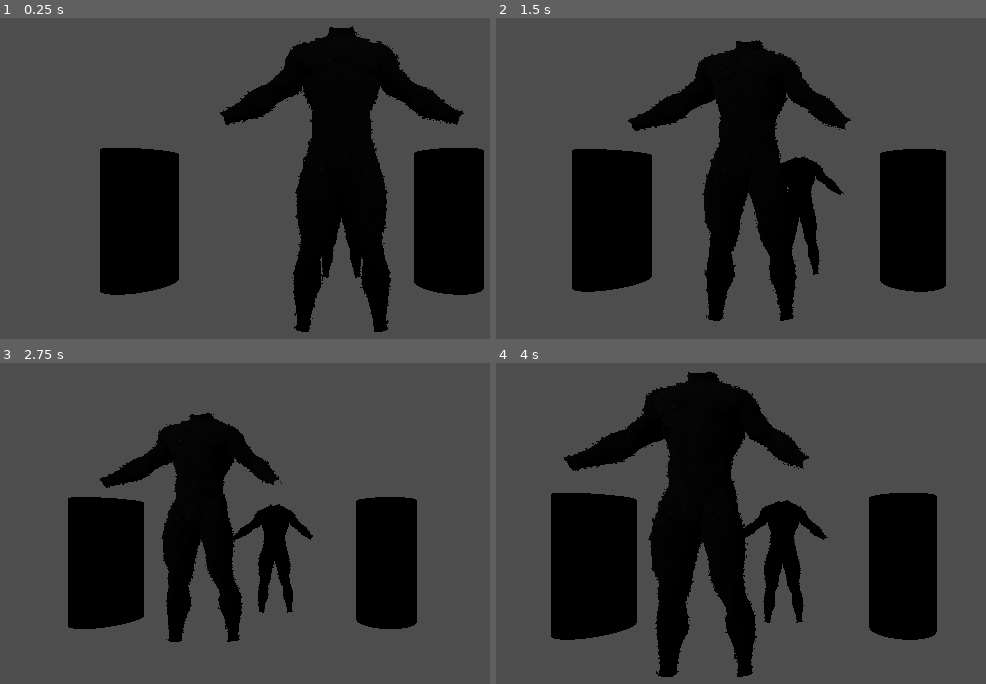
Above: before the commit, frames 1-4 (two rows, left to right).
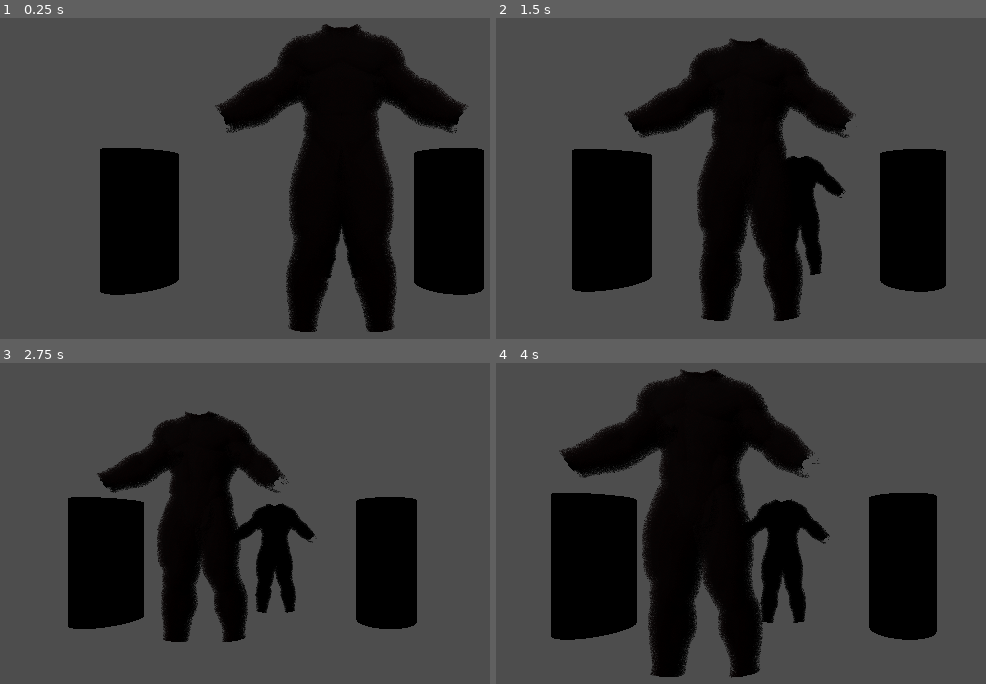
Above: after the commit, the same moments.

Repository: Virus-Axel/grizzly
Game: Godot game, scene res://arena.tscn
Two runs of this game, one before a commit and one after it. Both use one fixed random seed, a clock stepped at 60 frames per second and the inputs below.
Inputs:
- Up to frame 1 (0.25 s): no input
- Up to frame 2 (1.5 s): hold Right (ui_right) 0.53-1.28 s; hold Down (ui_down) from 1.28 s (still down)
- Up to frame 3 (2.75 s): release Down (ui_down) at 2.03 s; hold Right (ui_right) from 2.03 s (still down)
- Up to frame 4 (4 s): release Right (ui_right) at 2.78 s; hold Up (ui_up) 2.78-3.53 s; hold Left (ui_left) from 3.53 s (still down)

The runs differ from the first frame. In frame 1, 5.0% of the frame differs, in the area x 43-96%, y 1-98%; in frame 2, 4.8%; in frame 3, 3.8%; in frame 4, 6.5%, in the area x 12-69%, y 1-99%.

Commit message:
Add grizzly hands and head

Diff:
--- a/client/grizzly_bear/bear.gd
+++ b/client/grizzly_bear/bear.gd
@@ -1,4 +1,8 @@
 extends Node3D
+
+const LAYERS = 10;
+const FUR_LENGTH = 0.5;
+const FUR_DENSITY = 0.9
 
 func grow_scale():
 	pass
@@ -7,14 +11,17 @@
 # Called when the node enters the scene tree for the first time.
 func _ready():
 	var start = $male_Base_mesh;
-	start.get_surface_override_material(0).set_shader_parameter("FUR_THICKNESS", 1.0);
+	start.get_surface_override_material(0).set_shader_parameter("FUR_THICKNESS", 200.0);
 	start.get_surface_override_material(0).set_shader_parameter("fur_color", Vector3(0.0, 0.0, 0.0));
-	for i in range(30):
+	start.get_surface_override_material(0).set_shader_parameter("DENSITY", 1)
+	for i in range(LAYERS):
 		var shell_1 = start.duplicate()
-		shell_1.set("blend_shapes/Key 1", 0.005 * i)
+		shell_1.set("blend_shapes/Key 1", FUR_LENGTH / LAYERS * i)
 		shell_1.set_surface_override_material(0, shell_1.get_surface_override_material(0).duplicate(15))
-		shell_1.get_surface_override_material(0).set_shader_parameter("FUR_THICKNESS", 0.3 - 0.008 * i)
-		shell_1.get_surface_override_material(0).set_shader_parameter("fur_color", Vector3(0.05 + 0.01 * i, 0.0, 0.0));
+		shell_1.get_surface_override_material(0).set_shader_parameter("FUR_THICKNESS", 0.8 - (1.0 - 1.0 * FUR_DENSITY) / LAYERS * i)
+		shell_1.get_surface_override_material(0).set_shader_parameter("layer", i)
+		shell_1.get_surface_override_material(0).set_shader_parameter("DENSITY", 700)
+		shell_1.get_surface_override_material(0).set_shader_parameter("fur_color", Vector3(0.05 + 0.1 / LAYERS * i, 0.0, 0.0));
 		add_child(shell_1)
 	remove_child(start)
 	add_child(start)
--- a/client/grizzly_bear/bear.tscn
+++ b/client/grizzly_bear/bear.tscn
@@ -8,9 +8,11 @@
 render_priority = 0
 shader = ExtResource("2_qqj32")
 shader_parameter/fur_color = Vector3(1, 0, 0)
-shader_parameter/DENSITY = 100.0
-shader_parameter/FUR_THICKNESS = 0.01
+shader_parameter/DENSITY = 700.0
+shader_parameter/FUR_THICKNESS = 0.8
 shader_parameter/DISSPLACEMENT = 0.0
+shader_parameter/layer = null
+shader_parameter/wind = Vector3(0, 0, -0.001)
 
 [node name="grizzly" instance=ExtResource("1_jxsnj")]
 script = ExtResource("2_h6c7c")
--- a/client/shaders/fur.gdshader
+++ b/client/shaders/fur.gdshader
@@ -5,6 +5,8 @@
 uniform float DENSITY = 900;
 uniform float FUR_THICKNESS = 0.3;
 uniform float DISSPLACEMENT = 0.1;
+uniform int layer = 0;
+uniform vec3 wind = vec3(0.0, 0.0, 0.0);
 
 float mod289(float x){return x - floor(x * (1.0 / 289.0)) * 289.0;}
 vec4 mod289_i(vec4 x){return x - floor(x * (1.0 / 289.0)) * 289.0;}
@@ -37,7 +39,8 @@
 	float dissplacement_x = noise(wrld_vertex * 50000.0) * DISSPLACEMENT;
 	float dissplacement_y = noise(300.0 + wrld_vertex * 50000.0) * DISSPLACEMENT;
 	float dissplacement_z = noise(600.0 + wrld_vertex * 50000.0) * DISSPLACEMENT;
-	VERTEX = VERTEX + (vec3(DISSPLACEMENT) - vec3(dissplacement_x, dissplacement_y, dissplacement_z));
+	VERTEX = float(layer) * wind + VERTEX + (vec3(DISSPLACEMENT) - vec3(dissplacement_x, dissplacement_y, dissplacement_z));
+	VERTEX.x += 0.001 - sin(TIME * 2.1) * 0.002;
 }
 
 void fragment() {
@@ -45,8 +48,8 @@
 	vec3 wrld_vertex = (INV_VIEW_MATRIX * vec4(VERTEX, 1.0)).xyz;
 	float noise_float = noise(wrld_vertex * DENSITY);
 	if(noise_float < FUR_THICKNESS){
-		//ALPHA = (FUR_THICKNESS - noise_float) / FUR_THICKNESS;
-		ALPHA = 255.0;
+		ALPHA = (FUR_THICKNESS - noise_float) / FUR_THICKNESS;
+		//ALPHA = 255.0;
 	}
 	else{
 		ALPHA = 0.0;
Not shown, changed: model/grizzly.blend
Not shown, changed: model/grizzly.blend1
